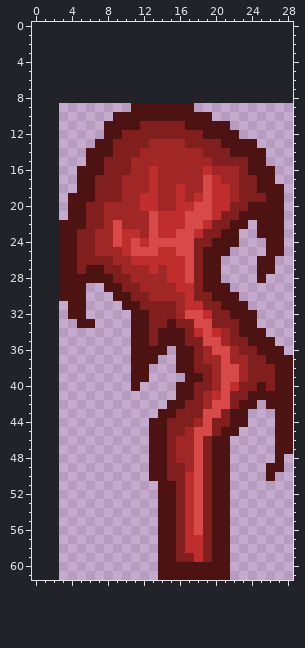
One commit to this pixel-art sprite: Assets/Entities/Player/grabber.png. This is how it looked before the edit.
The file is 26x53 pixels. The old version is drawn lined up with the new one, on the new canvas.
Now the later version:
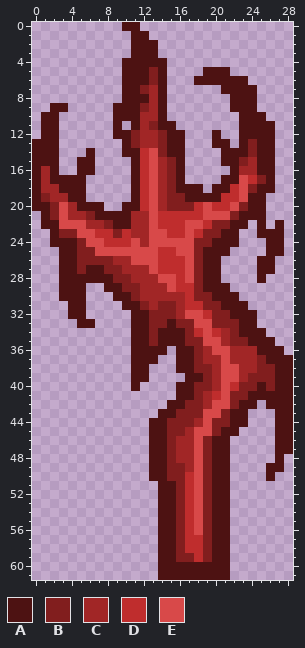
Palette (. is transparent): A #4d1212  B #811e1e  C #a12626  D #bf2d2d  E #d84949
The exact change:
canvas 26x53 -> 29x62, the old top-left corner now at 3,9
Changed rows in their new state; - is an unchanged pixel.
first column x 0:
 0 ----------AA----------------
 1 -----------AA---------------
 2 -----------AAA--------------
 3 -----------AAA--------------
 4 ----------AAAAA-------------
 5 ----------AAABA----AAA------
 6 ----------AAABA---AAAAAA----
 7 ----------AABCA------AAAA---
 8 ----------AAACA-------AAA---
 9 --AA-----AA-BC-...----AAA---
10 -AA---------CC-.....---AAA--
11 -AA-----.-.-C-AA......-AAAA-
12 -AA-----.-A-CC-AA...-..AAAA-
13 AAA----...A-C-BAA...A-.-BAA-
14 AAA----...AADEBAA....A--B-A-
15 AAA--A-....ADE-BA....AA-C-A-
16 ACA----....ADE-BA.....ACC---
17 ACAAA-.....ADE-BA....AAEDB--
18 ACCAA-.....ADE-BAAA.AADE---.
19 ABCC--.....A-E-BBAAAA-DEAA..
20 AABEC-AA..AA-E-BBBD---E---..
21 -ABECC-AAAA------DD-EE----..
22 -AAEEECCBAA---------------.-
23 --ABBEEDDB-C--E-D-----------
24 --A---EEDD--C---------------
25 -------EEEE-----------------
26 -----------EEE--------------
27 -------------ED-------------
28 --------------EE------------
29 ---------------E------------
30 ------------C---------------
31 -------------C--------------
first column x 23:
36 CC
37 -C
38 -C
